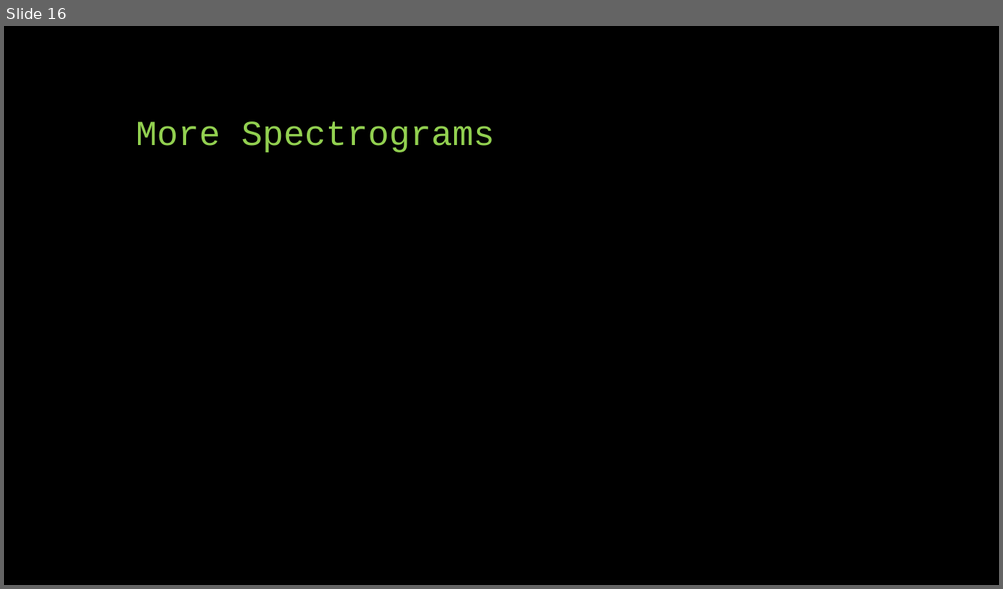
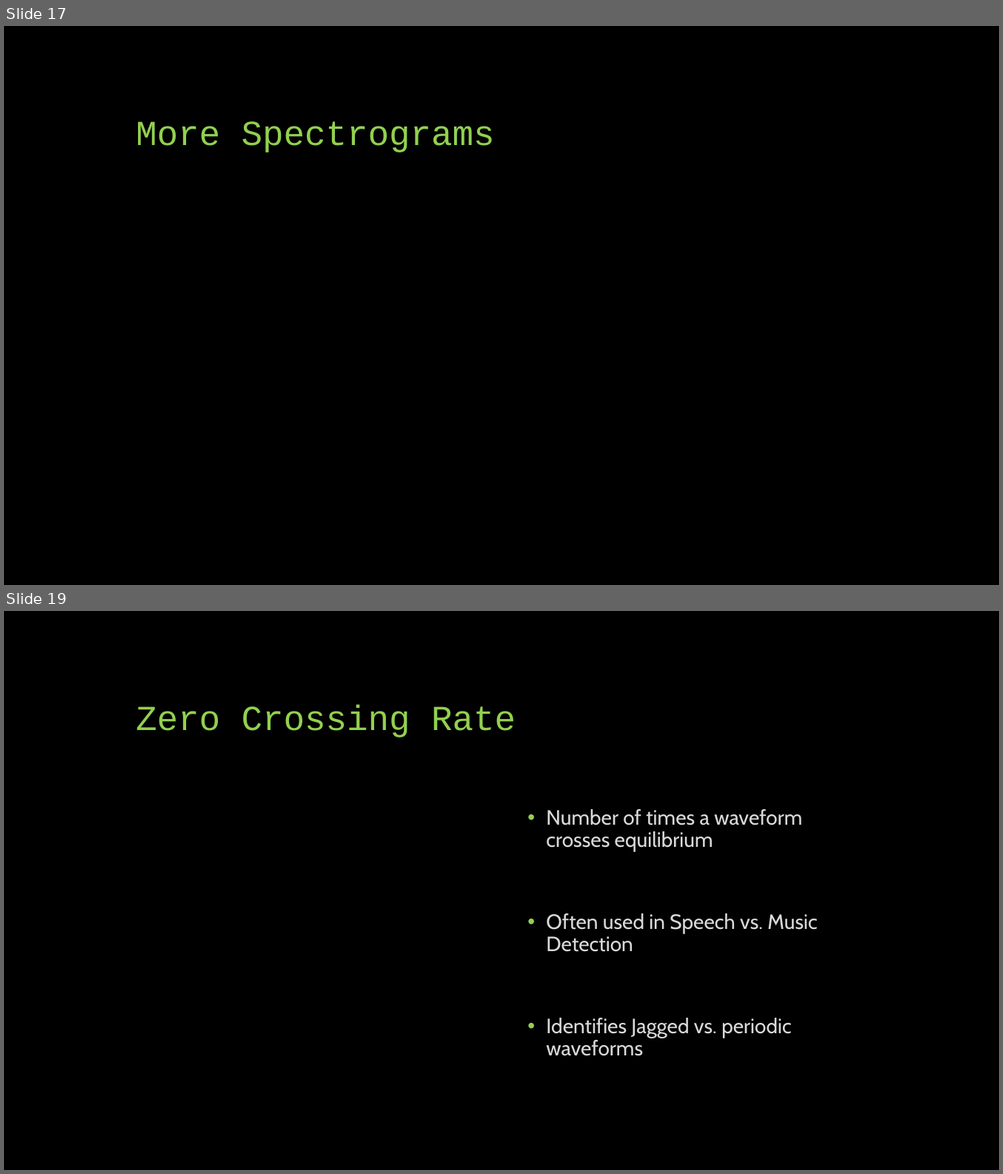
Before and after one commit to landonbuell/Buell-Senior-Thesis, a slide deck: Thesis/CapstonePresentaion/Classifying Chaotic Synthesizers with a Multimodal Neural Network.pptx. Shown one above the other, each under a label of ours: slide 16 before the commit, slides 17 and 19 after it; the slides between them are not shown. The pictures are 1003x589 and 1003x1174 pixels, drawn with LibreOffice and Linux fonts; fonts in the diff are those of the drawing. Boxes give left, top, right and bottom in pixels: in the first picture for what was removed or moved away, otherwise in the second. Text is boxed around its words. In the diff, an @@ line names an element or a change of style, - is before the commit and + after.

```diff
--- a/Thesis/CapstonePresentaion/Classifying Chaotic Synthesizers with a Multimodal Neural Network.pptx
+++ b/Thesis/CapstonePresentaion/Classifying Chaotic Synthesizers with a Multimodal Neural Network.pptx
@@ slide 19 added at (x1=4, y1=611, x2=999, y2=1170), background #000000 @@
@@ title added at (x1=136, y1=704, x2=515, y2=738), 34 pt, text #92D050 @@
+Zero Crossing Rate
@@ text added at (x1=546, y1=809, x2=817, y2=1056), 20 pt, text #D9D9D9 @@
+• Number of times a waveform crosses equilibrium
+• Often used in Speech vs. Music Detection
+• Identifies Jagged vs. periodic waveforms
@@ what was slide 16 is now slide 17 @@
```
Also in this commit, not shown: 4 slides changed, 3 other slides added, 2 other files.
